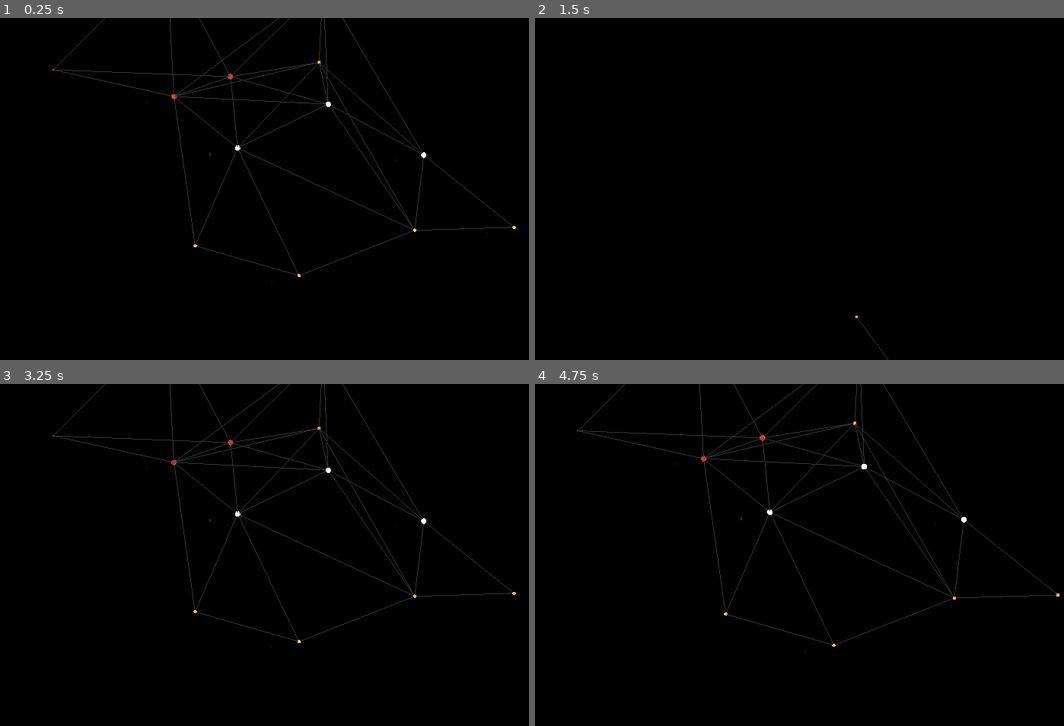
Above: before the commit, frames 1-4 (two rows, left to right).
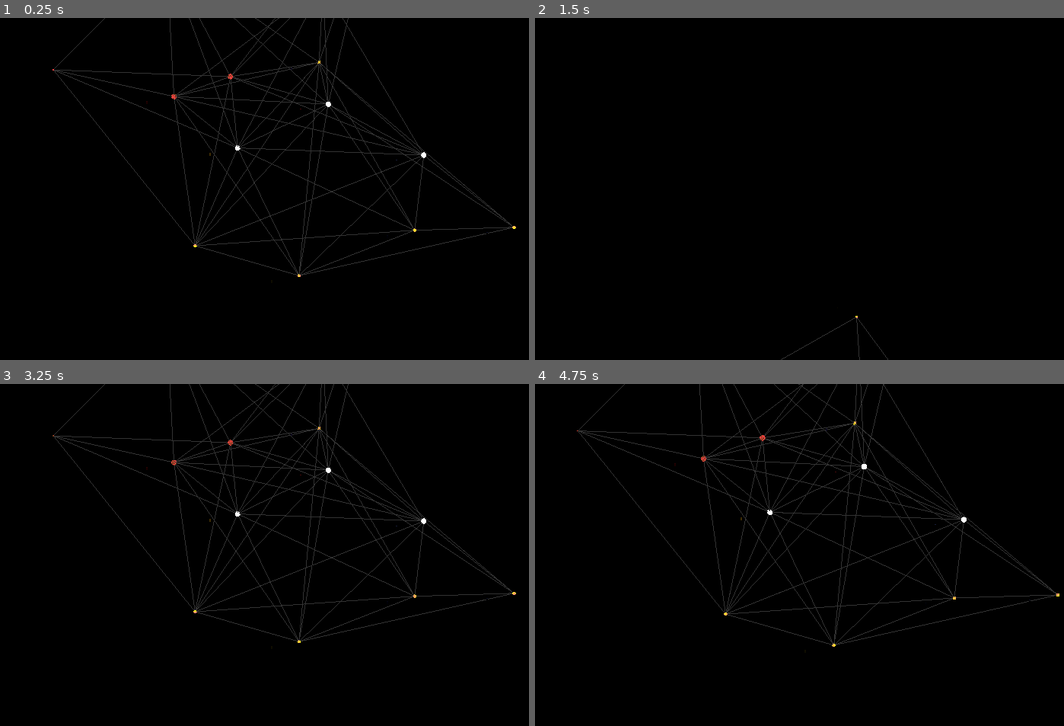
Above: after the commit, the same moments.

Repository: NoahMSchool/SpaceStrategyGame
Game: Godot game, scene res://Galaxy/galaxy.tscn
Same seed, same stepped clock (60 frames per second), same inputs: the game is played once before the commit and once after it.
Inputs (mouse positions are in pixels of both pictures, inside the frame that each line leads up to):
- Up to frame 1 (0.25 s): no input
- Up to frame 2 (1.5 s): tap Enter at 0.5 s; move the mouse to (974, 171) at 0.52 s; tap S (s) at 0.6 s; tap Space at 1.25 s; move the mouse to (714, 206) at 1.27 s; click (714, 206) at 1.35 s
- Up to frame 3 (3.25 s): tap S (s) at 1.55, 2.3, 3.05 s; tap Enter at 2 s; move the mouse to (365, 479) at 2.02 s; tap Middle mouse button (MouseWheelClick) at 2.1 s; tap Space at 2.75 s; move the mouse to (275, 623) at 2.77 s; right-click (275, 623) at 2.85 s
- Up to frame 4 (4.75 s): tap Enter at 3.5 s; move the mouse to (1021, 606) at 3.52 s; tap Mouse wheel down (ScrollDown) at 3.6 s; tap S (s) at 3.8, 4.55 s; tap Space at 4.25 s; move the mouse to (656, 503) at 4.27 s; tap Mouse wheel up (ScrollUp) at 4.35 s

The runs differ from the first frame. In frame 1, 1.5% of the frame differs, in the area x 10-97%, y 0-76%; in frame 2, less than 0.1%; in frame 3, 1.5%; in frame 4, 1.6%, in the area x 8-99%, y 0-77%.

Commit message:
resources folder, ability to delete connection lines

Diff:
--- a/3DDraw/3dDraw.gd
+++ b/3DDraw/3dDraw.gd
@@ -13,9 +13,10 @@
 
 func delete_planet_lines():
 	var parent = get_node(CONTAINER_PATH)
-	for n in parent.get_children():
-		parent.remove_child(n)
-		n.queue_free()
+	if parent:
+		for n in parent.get_children():
+			parent.remove_child(n)
+			n.queue_free()
 
 func draw_line(pos1: Vector3, pos2: Vector3, color = Color("#333333", 0.2)):
 	var mesh_instance := MeshInstance3D.new()
--- a/Galaxy/galaxy.tscn
+++ b/Galaxy/galaxy.tscn
@@ -10,6 +10,7 @@
 
 [node name="Galaxy" type="Node3D" unique_id=1524020374]
 script = ExtResource("1_dkrcd")
+max_connection_distance = 20
 
 [node name="WorldEnvironment" type="WorldEnvironment" parent="." unique_id=1426894719]
 environment = SubResource("Environment_7c7pm")
--- a/Galaxy/galaxy_generator.gd
+++ b/Galaxy/galaxy_generator.gd
@@ -82,6 +82,11 @@
 
 func set_up_astar(max_distance):
 	var new_algo := StarAStar3D.new()
+	print("Generating with max ", max_distance, " and systems ", systems.size())
+
+	if (!systems.size()):
+		return new_algo
+
 
 	new_algo.set_neighbor_filter_enabled(true)
 	new_algo.max_distance = max_distance
@@ -96,6 +101,7 @@
 				new_algo.connect_points(sys1.get_instance_id(), sys2.get_instance_id())
 				if sys1.position.distance_to(sys2.position)<max_distance:
 					Draw3D.draw_line(sys1.position,sys2.position)
+	print("We have systems ", systems.size())
 	var path = new_algo.get_id_path(systems[0].get_instance_id(), systems[2].get_instance_id())
 
 	print(path)
--- a/ship_resource.tscn
+++ b/Resources/ship_resource.tscn
@@ -1,6 +1,6 @@
 [gd_scene format=3 uid="uid://dm0pig2dlqo0e"]
 
-[ext_resource type="Script" uid="uid://cljpkthi0yd48" path="res://ship_resource.gd" id="1_oex7v"]
+[ext_resource type="Script" uid="uid://cljpkthi0yd48" path="res://Resources/ship_resource.gd" id="1_oex7v"]
 
 [sub_resource type="StandardMaterial3D" id="StandardMaterial3D_oex7v"]
 
--- a/SolarSystem/solar_system.gd
+++ b/SolarSystem/solar_system.gd
@@ -4,6 +4,7 @@
 var hovering = false
 
 const BREAD_CRUMB = preload("res://3DDraw/bread_crumb.tscn")
+const SHIP_RESOURCE = preload("res://Resources/ship_resource.tscn")
 
 var system_data : SolarSystemData
 var planet_orbit_direction = 1
@@ -138,6 +139,9 @@
 
 """
 
+func generate_resource():
+	return
+
 
 func _on_trail_timer_timeout() -> void:
 	if not system_active:
--- a/SolarSystem/solar_system.tscn
+++ b/SolarSystem/solar_system.tscn
@@ -2,7 +2,7 @@
 
 [ext_resource type="Script" uid="uid://cxt6hjfkvjvpl" path="res://SolarSystem/solar_system.gd" id="1_qll8u"]
 [ext_resource type="Material" uid="uid://bddnby5mfksgp" path="res://Stars/yellowstarshadermat.tres" id="2_q3qrj"]
-[ext_resource type="PackedScene" uid="uid://dm0pig2dlqo0e" path="res://ship_resource.tscn" id="3_8jpt8"]
+[ext_resource type="PackedScene" uid="uid://dm0pig2dlqo0e" path="res://Resources/ship_resource.tscn" id="3_8jpt8"]
 
 [sub_resource type="SphereShape3D" id="SphereShape3D_bhdg8"]
 
Not shown: 1 places in Galaxy/galaxy.tscn that only renumber resources
Renamed: ship_resource.gd -> Resources/ship_resource.gd
Renamed: ship_resource.gd.uid -> Resources/ship_resource.gd.uid
